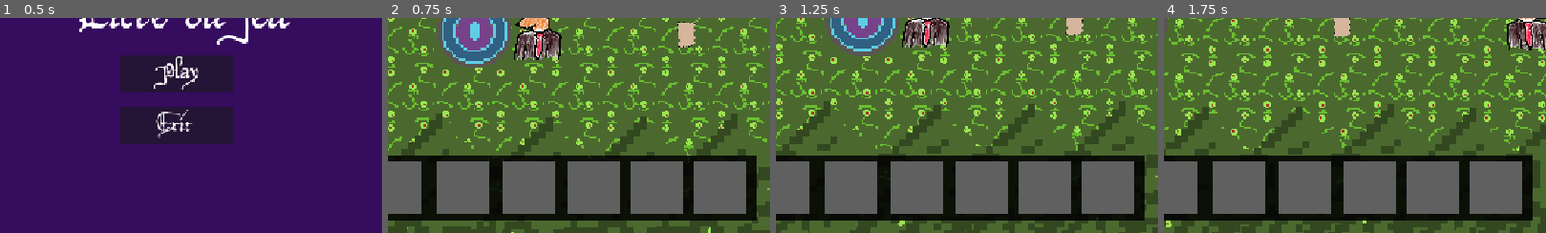
Above: before the commit, frames 1-4 (left to right).
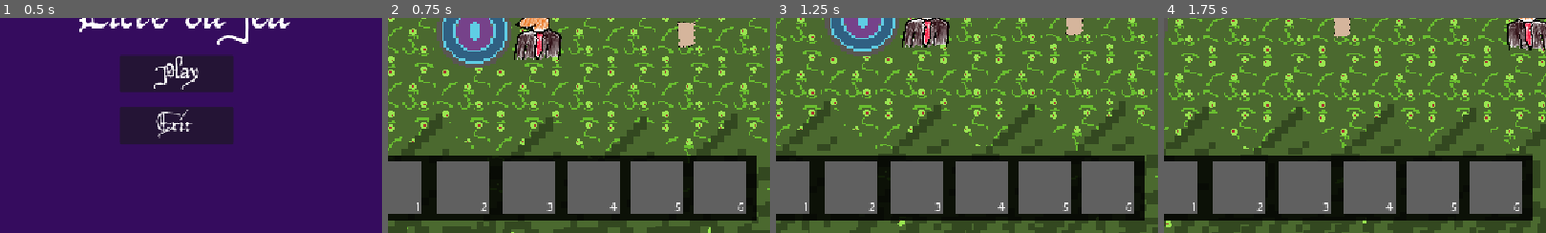
Above: after the commit, the same moments.

Repository: ygrecky/GameJam1
Game: Godot game, scene res://scenes/game_controller.tscn
The game is run twice, just before and just after one commit, with the same random seed, the same clock (stepped at 60 frames per second) and the same inputs.
Inputs (mouse positions are % of the whole screen's width and height, from its top left):
- Up to frame 1 (0.5 s): no input
- Up to frame 2 (0.75 s): click (50, 63) at 0.5 s
- Up to frame 3 (1.25 s): no input
- Up to frame 4 (1.75 s): hold Right (right) from 1.28 s (still down); hold 1 (Slot 1) from 1.28 s (still down)
The pictures show only the part of the screen within x 27-77%, y 50-100%; the shares and areas given below are measured in that part.

Frame 1 is identical in both runs. In frame 2, 0.2% of the frame differs, in the area x 7-93%, y 85-90%; in frame 3, 0.2%; in frame 4, 0.2%.

Commit message:
inventaire numéros

Diff:
--- a/scenes/inventaire.tscn
+++ b/scenes/inventaire.tscn
@@ -59,6 +59,14 @@
 offset_bottom = 313.0
 expand_mode = 1
 
+[node name="Label" type="Label" parent="Control/Inventaire_grid/Slot_1" unique_id=79973913]
+layout_mode = 0
+offset_left = -466.0
+offset_top = 289.0
+offset_right = -455.0
+offset_bottom = 312.0
+text = "1"
+
 [node name="Slot_2" type="Control" parent="Control/Inventaire_grid" unique_id=1937467634]
 layout_mode = 2
 script = ExtResource("3_8anfk")
@@ -80,6 +88,14 @@
 offset_bottom = 304.0
 expand_mode = 1
 
+[node name="Label2" type="Label" parent="Control/Inventaire_grid/Slot_2" unique_id=67400193]
+layout_mode = 0
+offset_left = -366.0
+offset_top = 285.0
+offset_right = -355.0
+offset_bottom = 308.0
+text = "2"
+
 [node name="Slot_3" type="Control" parent="Control/Inventaire_grid" unique_id=1152076168]
 layout_mode = 2
 script = ExtResource("6_vgcyo")
@@ -101,6 +117,14 @@
 offset_right = -257.0
 offset_bottom = 304.0
 expand_mode = 1
+
+[node name="Label3" type="Label" parent="Control/Inventaire_grid/Slot_3" unique_id=2081974956]
+layout_mode = 0
+offset_left = -267.0
+offset_top = 282.0
+offset_right = -257.0
+offset_bottom = 305.0
+text = "3"
 
 [node name="Slot_4" type="Control" parent="Control/Inventaire_grid" unique_id=410106739]
 layout_mode = 2
@@ -124,6 +148,14 @@
 offset_bottom = 304.0
 expand_mode = 1
 
+[node name="Label4" type="Label" parent="Control/Inventaire_grid/Slot_4" unique_id=1612152791]
+layout_mode = 0
+offset_left = -171.0
+offset_top = 277.0
+offset_right = -161.0
+offset_bottom = 300.0
+text = "4"
+
 [node name="Slot_5" type="Control" parent="Control/Inventaire_grid" unique_id=1737587880]
 layout_mode = 2
 script = ExtResource("9_px32w")
@@ -146,6 +178,14 @@
 offset_bottom = 302.0
 expand_mode = 1
 
+[node name="Label5" type="Label" parent="Control/Inventaire_grid/Slot_5" unique_id=118039125]
+layout_mode = 0
+offset_left = -74.0
+offset_top = 274.0
+offset_right = -64.0
+offset_bottom = 297.0
+text = "5"
+
 [node name="Slot_6" type="Control" parent="Control/Inventaire_grid" unique_id=1367112179]
 layout_mode = 2
 script = ExtResource("10_1dbyj")
@@ -167,3 +207,11 @@
 offset_right = 33.0
 offset_bottom = 298.0
 expand_mode = 1
+
+[node name="Label6" type="Label" parent="Control/Inventaire_grid/Slot_6" unique_id=108473093]
+layout_mode = 0
+offset_left = 21.0
+offset_top = 270.0
+offset_right = 31.0
+offset_bottom = 293.0
+text = "6"
